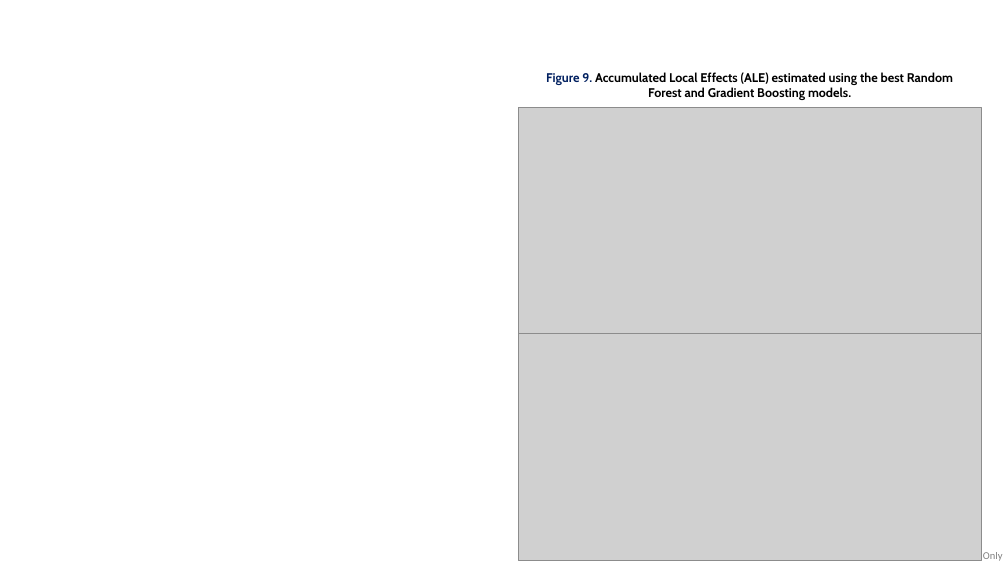
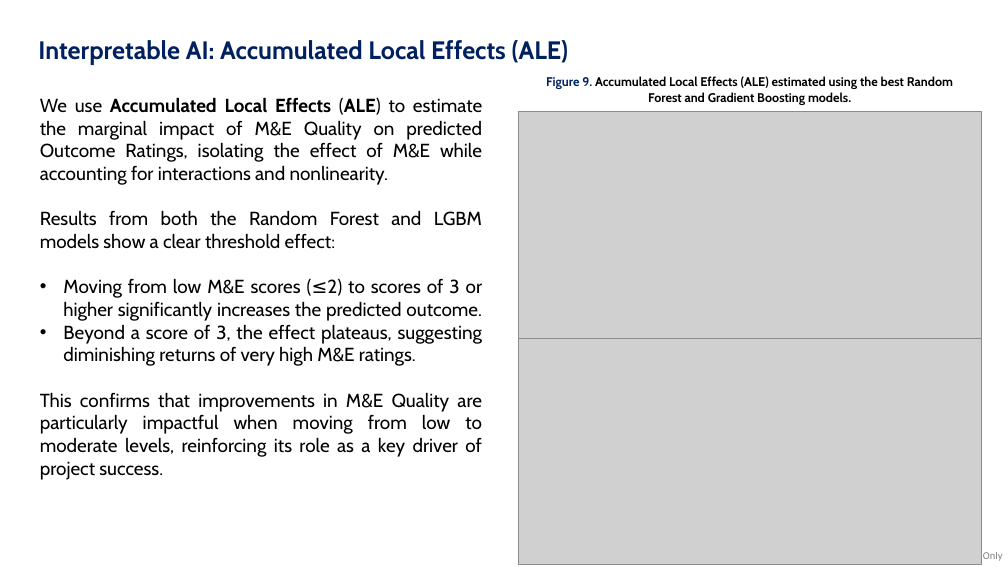
Before and after one commit to diegopaal/IEG-Interview, a slide deck: slide 10 of 3_Outputs/Diego Parra - IEG Interview.pptx (slide 7 before the commit). Drawn at 1008x567 pixels with LibreOffice and Linux fonts; fonts in the diff are those of the drawing; grey boxes stand for pictures. Boxes give left, top, right and bottom in pixels: in the first picture for what was removed or moved away, otherwise in the second. Text is boxed around its words. In the diff, an @@ line names an element or a change of style, - is before the commit and + after.

```diff
--- a/3_Outputs/Diego Parra - IEG Interview.pptx
+++ b/3_Outputs/Diego Parra - IEG Interview.pptx
@@ text added at [38, 40, 569, 65], 24 pt, text #002060, bold @@
+Interpretable AI: Accumulated Local Effects (ALE)
@@ 2 pictures, 1 text: place and size @@
-2 pictures, 1 text at [519, 72, 982, 561]
+2 pictures, 1 text at [519, 76, 982, 565]
@@ text added at [40, 97, 482, 480], 18 pt, text #000000 @@
+We use Accumulated Local Effects (ALE) to estimate the marginal impact of M&E Quality on predicted Outcome Ratings, isolating the effect of M&E while accounting for interactions and nonlinearity.
+Results from both the Random Forest and LGBM models show a clear threshold effect:
+• Moving from low M&E scores (≤2) to scores of 3 or higher significantly increases the predicted outcome.
+• Beyond a score of 3, the effect plateaus, suggesting diminishing returns of very high M&E ratings.
+This confirms that improvements in M&E Quality are particularly impactful when moving from low to moderate levels, reinforcing its role as a key driver of project success.
```
Also in this commit, not shown: 11 other slides changed, 3 slides added.
